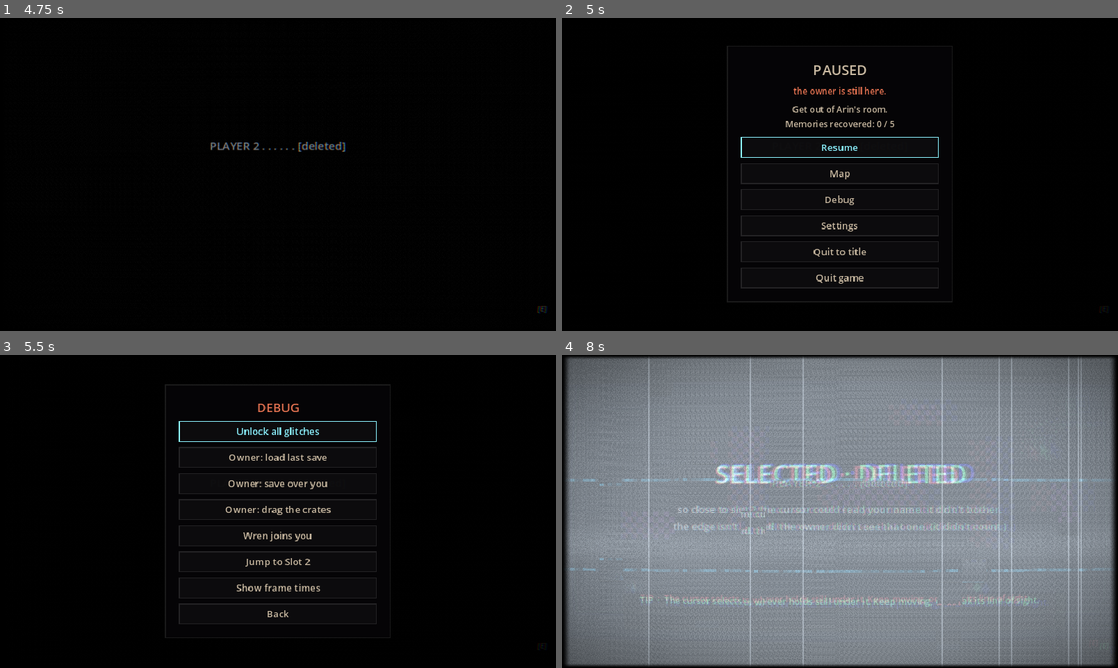
Above: before the commit, frames 1-4 (two rows, left to right).
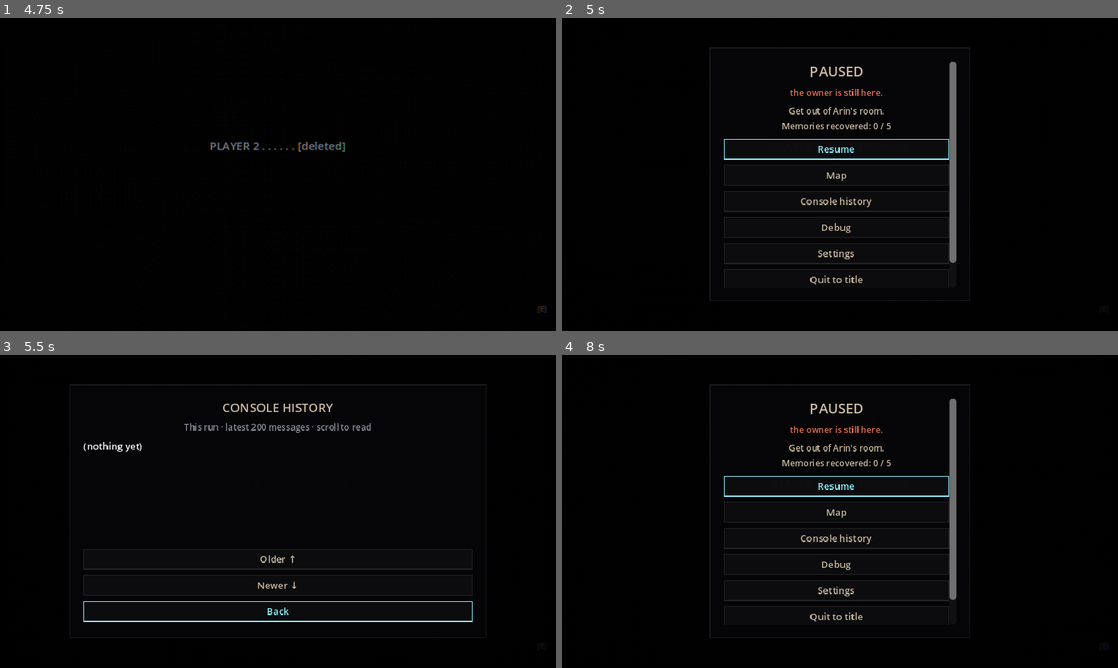
Above: after the commit, the same moments.

Repository: makedonskivasil3-sketch/The-Last-Save-File
Game: Godot game, scene res://scenes/title.tscn
Same seed, same stepped clock (60 frames per second), same inputs: the game is played once before the commit and once after it.
Inputs (mouse positions are in pixels of both pictures, inside the frame that each line leads up to):
- Up to frame 1 (4.75 s): move the mouse to (400, 158) at 0.52 s; hold D (move_right) 0.53-1.25 s; hold E (interact) 0.53-1.25 s; click (400, 158) at 0.67 s; click "Load Slot 1" at 1.25 s; tap Enter (confirm) at 2, 2.75, 3.05, 3.5, 4.25 s; drag from (166, 190) to (439, 102) at 2.02 s; move the mouse to (333, 105) at 2.77 s; hold D (move_right) 2.78-3.5 s; hold E (interact) 2.78-3.5 s; drag from (250, 237) to (439, 102) at 3.52 s; move the mouse to (444, 221) at 4.27 s; hold A (move_left) from 4.28 s (still down); hold Enter (confirm) from 4.28 s (still down); tap Space at 4.52 s
- Up to frame 2 (5 s): keep holding A (move_left); keep holding Enter (confirm); tap Escape (pause) at 4.9 s
- Up to frame 3 (5.5 s): release A (move_left) at 5 s; release Enter (confirm) at 5 s; click (272, 539) at 5 s, where only the run after the commit has a clickable "Console history"
- Up to frame 4 (8 s): click (840, 558) at 5.75 s, where only the run after the commit has a clickable "Older ↑"; click (840, 586) at 6.5 s, where only the run after the commit has a clickable "Newer ↓"; click (840, 611) at 7.25 s, where only the run after the commit has a clickable "Back"

Frame 1 is identical in both runs. In frame 2, 5.0% of the frame differs, in the area x 26-74%, y 8-91%; in frame 3, 4.9%; in frame 4, 98%, in the area x 0-100%, y 0-100%.

Commit message:
Improve console readability and repeat-session pacing

Diff:
--- a/scripts/owner/owner_director.gd
+++ b/scripts/owner/owner_director.gd
@@ -163,7 +163,7 @@
 		return
 	say("nope.")
 	# Jumping to CONTAIN fires every threshold on the way, in order; the room locks the door.
-	add_awareness(maxf(0.0, CONTAIN - awareness) + 2.0)
+	notice(maxf(0.0, CONTAIN - awareness) + 2.0, "approached the door")
 
 
 func on_area_entered(area: Area, first_time: bool) -> void:
@@ -186,17 +186,13 @@
 
 
 func _check_thresholds() -> void:
+	var highest := 0.0
 	for t in THRESHOLDS:
 		if awareness < t or _fired.has(t):
 			continue
 		_fired[t] = true
 		PlaytestLog.mark("owner threshold", ["NOTICE", "SUSPECT", "CONTAIN", "SILENCE", "HUNT", "PURGE"][THRESHOLDS.find(t)])
-		_owner_line(t)
-		_world.fx.threshold_pulse(t / 100.0)
-		# A stinger that hits harder the closer the owner gets.
-		Sfx.play("stinger", -6.0 + t / 100.0 * 6.0, 1.05 - t / 400.0, 0.0)
-		_world.hud.awareness_jolt()
-		_world.player.startle()
+		highest = t
 		if t == SUSPECT:
 			_world.flicker_lights()
 		if t == HUNT:
@@ -207,6 +203,15 @@
 				_world.area.erasure.interval *= 0.5
 		_world.area.on_owner_event(t)
 		_world.owner_moves.on_threshold(t)
+
+	# Apply every consequence immediately, but announce only the highest new
+	# state. A door approach must not stack three stingers and startles.
+	if highest > 0.0:
+		_owner_line(highest)
+		_world.fx.threshold_pulse(highest / 100.0)
+		Sfx.play("stinger", -6.0 + highest / 100.0 * 6.0, 1.05 - highest / 400.0, 0.0)
+		_world.hud.awareness_jolt()
+		_world.player.startle()
 
 
 func _owner_line(t: float) -> void:
--- a/scripts/player/player.gd
+++ b/scripts/player/player.gd
@@ -175,7 +175,7 @@
 		if _trail.size() > TRAIL_LENGTH:
 			_trail.pop_back()
 	if _dissolve != "":
-		_dissolve_t += delta
+		_dissolve_t += delta * (3.2 if _dissolve == "materialize" and OwnerMemory.sessions > 1 else 1.0)
 		if _dissolve == "materialize" and _dissolve_t > 1.4:
 			_dissolve = ""
 	_sprite.update(delta, velocity if not frozen else Vector2.ZERO)
--- a/scripts/ui/hud.gd
+++ b/scripts/ui/hud.gd
@@ -20,6 +20,9 @@
 const SLOT_COLOR := Color("c8b8a0")
 ## Lines kept in the console (one fewer with large text, so it still fits).
 const MAX_LINES := 4
+const MAX_HISTORY := 200
+## Full console messages that have started appearing, never queued spoilers.
+var console_history: Array[String] = []
 ## Keep text this far from the screen edges: the curved CRT glass and its
 ## bezel eat the corners.
 const SAFE := Vector2(14, 10)
@@ -770,6 +773,9 @@
 		_:
 			line.text = msg.text
 			line.add_theme_color_override("font_color", SYSTEM_COLOR)
+	console_history.append(line.text)
+	if console_history.size() > MAX_HISTORY:
+		console_history.pop_front()
 	line.set_meta("full", line.text)
 	line.set_meta("kind", msg.kind)
 	line.visible_characters = 0
--- a/scripts/ui/pause_menu.gd
+++ b/scripts/ui/pause_menu.gd
@@ -7,6 +7,11 @@
 ## A debug tool was picked (World.debug()).
 signal debug_requested(action: String)
 
+## Session console history, available without playtest mode.
+var _history_box: VBoxContainer
+var _history_text: RichTextLabel
+var _history_back: Button
+var console_hud: Hud
 ## The playtest log page (PlaytestLog, only with ?playtest=1 / --playtest).
 var _log_box: VBoxContainer
 var _log_text: Label
@@ -48,12 +53,13 @@
 	dim.color = Color(0, 0, 0, 0.6)
 	_root.add_child(dim)
 
-	_main = UiStyle.centered_panel(_root, 260)
+	_main = _scrolling_panel(300, 260)
 	UiStyle.heading(_main, "PAUSED", UiStyle.TEXT)
 	UiStyle.note(_main, "the owner is still here.", UiStyle.OWNER)
 	_goal_label = UiStyle.note(_main, "", UiStyle.TEXT)
 	_resume = UiStyle.button(_main, "Resume", close, "ui_back")
 	UiStyle.button(_main, "Map", _show_map)
+	UiStyle.button(_main, "Console history", _show_history)
 	_debug_button = UiStyle.button(_main, "Debug", func() -> void: _show_only(_debug_box); (_debug_box.get_child(1) as Button).grab_focus())
 	UiStyle.button(_main, "Settings", _show_settings)
 	if PlaytestLog.enabled():
@@ -78,6 +84,20 @@
 	UiStyle.button(_log_box, "Copy to clipboard", func() -> void: DisplayServer.clipboard_set("\n".join(PlaytestLog.lines)))
 	_log_back = UiStyle.button(_log_box, "Back", _show_main, "ui_back")
 
+	_history_box = _scrolling_panel(480, 260)
+	UiStyle.heading(_history_box, "CONSOLE HISTORY", UiStyle.TEXT, 14)
+	UiStyle.note(_history_box, "This run · latest 200 messages · scroll to read", UiStyle.MUTED)
+	_history_text = RichTextLabel.new()
+	_history_text.custom_minimum_size = Vector2(440, 120)
+	_history_text.bbcode_enabled = false
+	_history_text.selection_enabled = true
+	_history_text.focus_mode = Control.FOCUS_ALL
+	UiStyle.sized(_history_text, 11)
+	_history_box.add_child(_history_text)
+	UiStyle.button(_history_box, "Older ↑", _scroll_history.bind(-120.0))
+	UiStyle.button(_history_box, "Newer ↓", _scroll_history.bind(120.0))
+	_history_back = UiStyle.button(_history_box, "Back", _show_main, "ui_back")
+
 	_map_box = UiStyle.centered_panel(_root, 420)
 	UiStyle.heading(_map_box, "MAP", UiStyle.TEXT, 14)
 	_map = MapView.new()
@@ -121,15 +141,28 @@
 		return  # the settings panel handles its own back
 	if event.is_action_pressed("pause") or event.is_action_pressed("ui_cancel"):
 		get_viewport().set_input_as_handled()
-		if _panel_of(_confirm).visible or _panel_of(_map_box).visible or _panel_of(_debug_box).visible or _panel_of(_log_box).visible:
+		if _panel_of(_confirm).visible or _panel_of(_map_box).visible or _panel_of(_debug_box).visible or _panel_of(_log_box).visible or _panel_of(_history_box).visible:
 			_show_main()
 		else:
 			close()
 
 
 func _show_only(box: VBoxContainer) -> void:
-	for b in [_main, _confirm, _settings_box, _map_box, _debug_box, _log_box]:
+	for b in [_main, _confirm, _settings_box, _map_box, _debug_box, _log_box, _history_box]:
 		_panel_of(b).visible = b == box
+
+
+func _show_history() -> void:
+	_history_text.text = "\n\n".join(console_hud.console_history) if console_hud and not console_hud.console_history.is_empty() else "(nothing yet)"
+	_show_only(_history_box)
+	_history_text.scroll_to_line(0)
+	_history_back.grab_focus()
+	PlaytestLog.mark("console history opened")
+
+
+func _scroll_history(amount: float) -> void:
+	var bar := _history_text.get_v_scroll_bar()
+	bar.value += amount
 
 
 func _show_playtest_log() -> void:
@@ -181,4 +214,22 @@
 
 ## centered_panel() returns the VBox inside PanelContainer inside CenterContainer.
 func _panel_of(box: VBoxContainer) -> Control:
-	return box.get_parent().get_parent() as Control
+	var parent := box.get_parent()
+	while not parent is CenterContainer:
+		parent = parent.get_parent()
+	return parent as Control
+
+
+## Keep pause actions reachable at large text sizes, including playtest/debug.
+func _scrolling_panel(width: float, height: float) -> VBoxContainer:
+	var outer := UiStyle.centered_panel(_root, width)
+	var scroll := ScrollContainer.new()
+	scroll.custom_minimum_size = Vector2(width - 32.0, height)
+	scroll.horizontal_scroll_mode = ScrollContainer.SCROLL_MODE_DISABLED
+	scroll.follow_focus = true
+	outer.add_child(scroll)
+	var content := VBoxContainer.new()
+	content.size_flags_horizontal = Control.SIZE_EXPAND_FILL
+	content.add_theme_constant_override("separation", 6)
+	scroll.add_child(content)
+	return content
--- a/scripts/world/world.gd
+++ b/scripts/world/world.gd
@@ -70,6 +70,7 @@
 func _ready() -> void:
 	player.z_index = 10
 	_pause_menu = PauseMenu.new()
+	_pause_menu.console_hud = hud
 	_pause_menu.quit_requested.connect(_quit)
 	_pause_menu.debug_requested.connect(debug)
 	add_child(_pause_menu)
@@ -119,7 +120,7 @@
 	fx.spike(0.6, 1.0)  # loading into a save you don't belong in
 	player.dissolve("materialize")
 	Sfx.play("fragment", -4.0, 0.5, 0.0)  # pieces of you, pulled together
-	await get_tree().create_timer(1.4).timeout
+	await get_tree().create_timer(1.4 if OwnerMemory.sessions == 1 else 0.45).timeout
 	if not is_inside_tree() or ending != "":
 		return
 	player.frozen = false
--- /dev/null
+++ b/tests/test_session_readability.gd
@@ -0,0 +1,76 @@
+extends "res://tests/test_case.gd"
+
+
+func test_history_keeps_full_messages_without_exposing_queue() -> void:
+	var w := await start_session()
+	w.hud.clear_queue()
+	w.hud.console_history.clear()
+	w.hud._typing = null
+	w.hud._pause = 0.0
+	var long_line := "A long message " + "that must stay readable. ".repeat(40)
+	w.hud.say(long_line, "system")
+	w.hud.say("not displayed yet", "system")
+	check(w.hud.console_history.is_empty(), "queue is not exposed before display")
+	w.hud._update_typing(0.0)
+	check_eq(w.hud.console_history.size(), 1, "only displayed message is recorded")
+	check_eq(w.hud.console_history[0], long_line, "full text survives HUD ellipsis")
+	w._pause_menu.open()
+	w._pause_menu._show_history()
+	check(w._pause_menu._history_text.text.contains(long_line), "history shows the full line")
+	check(not w._pause_menu._history_text.text.contains("not displayed yet"), "history hides future lines")
+	var awareness: float = w.director.awareness
+	await wait(0.2)
+	check_eq(w.director.awareness, awareness, "reading history pauses the owner")
+	await press("pause")
+	check(tree.paused, "back from history stays paused")
+	check(w._pause_menu._panel_of(w._pause_menu._main).visible, "back returns to pause menu")
+	w._pause_menu.close()
+
+
+func test_history_is_bounded_and_resets_with_session() -> void:
+	var w := await start_session()
+	w.hud.clear_queue()
+	w.hud.console_history.clear()
+	for i in Hud.MAX_HISTORY + 5:
+		w.hud._typing = null
+		w.hud._pause = 0.0
+		w.hud.say(str(i), "system")
+		w.hud._update_typing(0.0)
+	check_eq(w.hud.console_history.size(), Hud.MAX_HISTORY, "history stays bounded")
+	check_eq(w.hud.console_history[0], "5", "oldest entries rotate out")
+	w = await start_session()
+	check(not w.hud.console_history.has("5"), "new run has its own history")
+
+
+func test_door_announces_one_state_but_applies_all_consequences() -> void:
+	var w := await start_session(true, true)
+	w.hud.clear_queue()
+	w.director.on_door_approached()
+	for threshold in [OwnerDirector.NOTICE, OwnerDirector.SUSPECT, OwnerDirector.CONTAIN]:
+		check(w.director.has_fired(threshold), "door still applies threshold %s" % threshold)
+	var owner_lines: Array = w.hud._queue.filter(func(msg: Dictionary) -> bool: return msg.kind == "owner")
+	check_eq(owner_lines.size(), 2, "door says nope and the final state, without intermediate chatter")
+	check(w.area.door.state != Door.State.OPEN, "door locks immediately")
+
+
+func test_repeat_materialization_finishes_before_control_returns() -> void:
+	var w := await start_session()
+	check(memory().sessions > 1, "repeat session")
+	check_eq(w.player._dissolve, "", "repeat appearance finishes before movement resumes")
+	check(not w.player.frozen, "repeat run is playable")
+
+
+func test_pause_history_fits_viewport_with_large_text() -> void:
+	var w := await start_session()
+	settings().set_value("large_text", true)
+	w._pause_menu.open()
+	await frames(3)
+	var viewport: Rect2 = tree.root.get_visible_rect()
+	var panel := w._pause_menu._panel_of(w._pause_menu._main).get_child(0) as Control
+	check(viewport.encloses(panel.get_global_rect()), "pause menu fits with large text")
+	w._pause_menu._show_history()
+	await frames(3)
+	panel = w._pause_menu._panel_of(w._pause_menu._history_box).get_child(0) as Control
+	check(viewport.encloses(panel.get_global_rect()), "history fits with large text: %s inside %s" % [panel.get_global_rect(), viewport])
+	w._pause_menu.close()
+	settings().set_value("large_text", false)
Not shown, changed: .github/workflows/build.yml
Not shown, changed: README.md
Not shown, added: docs/PLAYER_EXPERIENCE_CHECK.md
